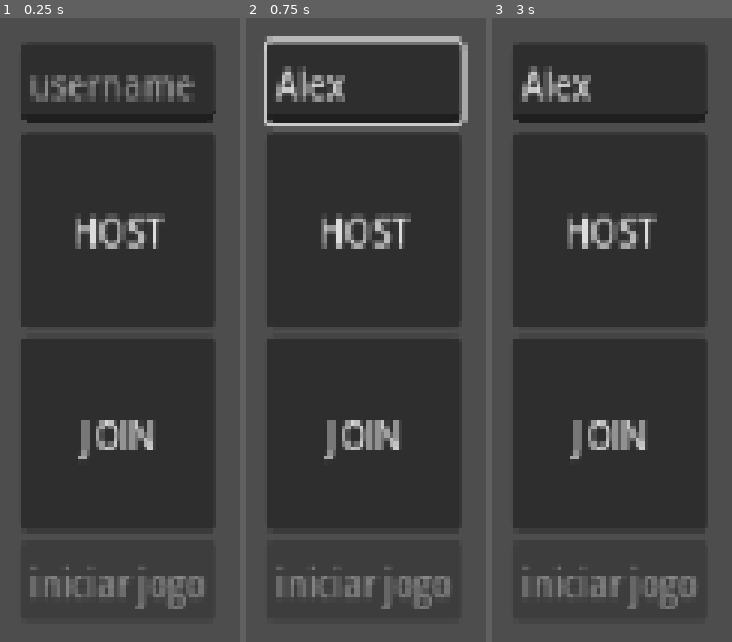
Above: before the commit, frames 1-3 (left to right).
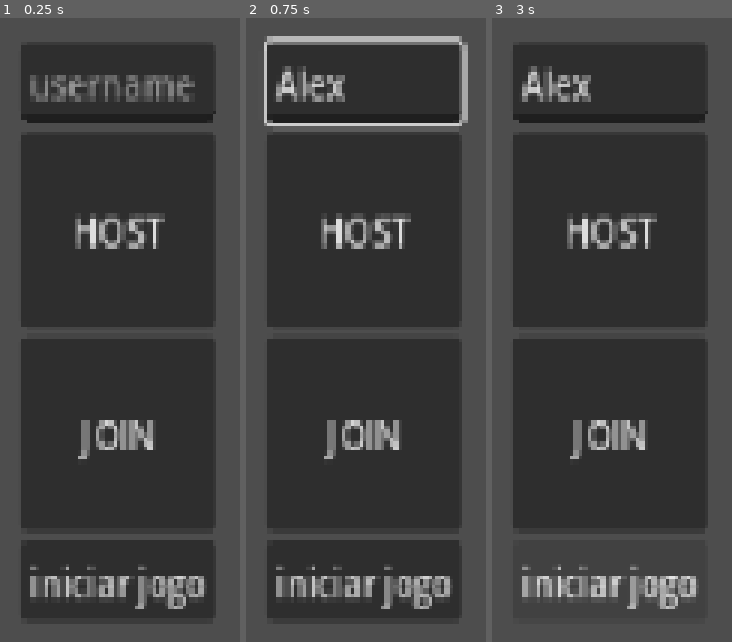
Above: after the commit, the same moments.

Repository: X4vierWhes/High_level_multiplayer
Game: Godot game, scene res://src/Menu.tscn
The game is run twice, just before and just after one commit, with the same random seed, the same clock (stepped at 60 frames per second) and the same inputs.
Inputs (mouse positions are in pixels of both pictures, inside the frame that each line leads up to):
- Up to frame 1 (0.25 s): no input
- Up to frame 2 (0.75 s): click (363, 80) at 0.52 s; type "Alex" at 0.6 s
- Up to frame 3 (3 s): click "HOST" at 1.25 s; click "JOIN" at 2 s; click (609, 579) at 2.75 s, where only the run after the commit has a clickable "iniciar jogo"

The runs differ from the first frame. In frame 1, 1.4% of the frame differs, in the area x 12-85%, y 87-95%; in frame 2, 1.4%; in frame 3, 2.0%.
Error after the commit: Parse Error: Variable "ip_input" has the same name as a previously declared variable. (res://src/menu.gd:4)

Commit message:
envia chaves para servidor de chaves

Diff:
--- a/high-level-multiplayer/src/globals/Lobby.gd
+++ b/high-level-multiplayer/src/globals/Lobby.gd
@@ -8,11 +8,18 @@
 const DEFAULT_SERVER_IP = "127.0.0.1"
 const MAX_CONNECTIONS = 20
 
+const KEY_MANAGER_SERVICE_URL:String = "http://localhost:8080/keymanager"
+var key_pair:CryptoKey
+
 var players = {}
 var temporary_name: String = "Name"
 var players_loaded = 0
 
+var http:HTTPRequest
+
 func _ready():
+	http = HTTPRequest.new()
+	add_child(http)
 	multiplayer.peer_connected.connect(_on_player_connected)
 	multiplayer.peer_disconnected.connect(_on_player_disconnected)
 	multiplayer.connected_to_server.connect(_on_connected_ok)
@@ -26,6 +33,29 @@
 		return error
 	multiplayer.multiplayer_peer = peer
 	players[1] = {"name": host_name}
+
+	var crypto := Crypto.new()
+	key_pair = crypto.generate_rsa(2048)
+
+	http.request(
+		KEY_MANAGER_SERVICE_URL + "/key",
+		["content-Type: application/json"],
+		HTTPClient.METHOD_POST,
+		JSON.stringify({"userId": "SERVIDOR", "publicKey": key_pair.save_to_string(true)})
+	)
+
+	var responseFunction = func(
+			_result: int,
+			response_code: int,
+			_headers: PackedStringArray,
+			_body: PackedByteArray):
+				if response_code == 200: print("chave pública guardada no servidor de chaves")
+
+
+	http.request_completed.connect(responseFunction)
+	await http.request_completed
+	http.request_completed.disconnect(responseFunction)
+
 	print("Servidor criado por: ", host_name)
 
 func join_game(address = ""):
@@ -35,6 +65,28 @@
 	var error = peer.create_client(address, PORT)
 	if error:
 		return error
+
+	var crypto := Crypto.new()
+	key_pair = crypto.generate_rsa(2048)
+
+	http.request(
+		KEY_MANAGER_SERVICE_URL + "/key",
+		["content-Type: application/json"],
+		HTTPClient.METHOD_POST,
+		JSON.stringify({"userId": temporary_name, "publicKey": key_pair.save_to_string(true)})
+	)
+
+	var responseFunction:Callable = func(
+			_result: int,
+			response_code: int,
+			_headers: PackedStringArray,
+			body: PackedByteArray):
+				if (response_code == 200): print('chave pública enviada para servidor de gerenciamento de chaves')
+
+	http.request_completed.connect(responseFunction)
+	await http.request_completed
+	http.request_completed.disconnect(responseFunction)
+
 	multiplayer.multiplayer_peer = peer
 
 func remove_multiplayer_peer():
--- a/high-level-multiplayer/src/menu.gd
+++ b/high-level-multiplayer/src/menu.gd
@@ -1,6 +1,7 @@
 extends Control
 
 @export var ip_input: LineEdit
+@onready var ip_input: LineEdit = $BoxContainer/VBoxContainer/LineEdit
 @onready var init: Button = $BoxContainer/VBoxContainer/init
 @onready var join: Button = $BoxContainer/VBoxContainer/join
 @onready var host: Button = $BoxContainer/VBoxContainer/host
@@ -15,7 +16,7 @@
 	join.disabled = true
 	var username = ip_input.text if ip_input and not ip_input.text.is_empty() else "Host_Anonymous"
 
-	var err = Lobby.create_game_with_name(username)
+	var err = await Lobby.create_game_with_name(username)
 	if err:
 		print("Erro ao criar servidor: ", err)
 		host.disabled = false
@@ -32,7 +33,7 @@
 
 	Lobby.temporary_name = username
 
-	var err = Lobby.join_game(ip)
+	var err = await Lobby.join_game(ip)
 	if err:
 		print("Erro ao conectar: ", err)
 		host.disabled = false
@@ -43,3 +44,4 @@
 func _on_init_pressed() -> void:
 	print("Host clicou para iniciar! Mudando a cena de todos os jogadores...")
 	Lobby.load_game.rpc("res://src/Game.tscn")
+	Lobby.call_load_game()
Not shown, changed: DHKeyManager/Dockerfile
